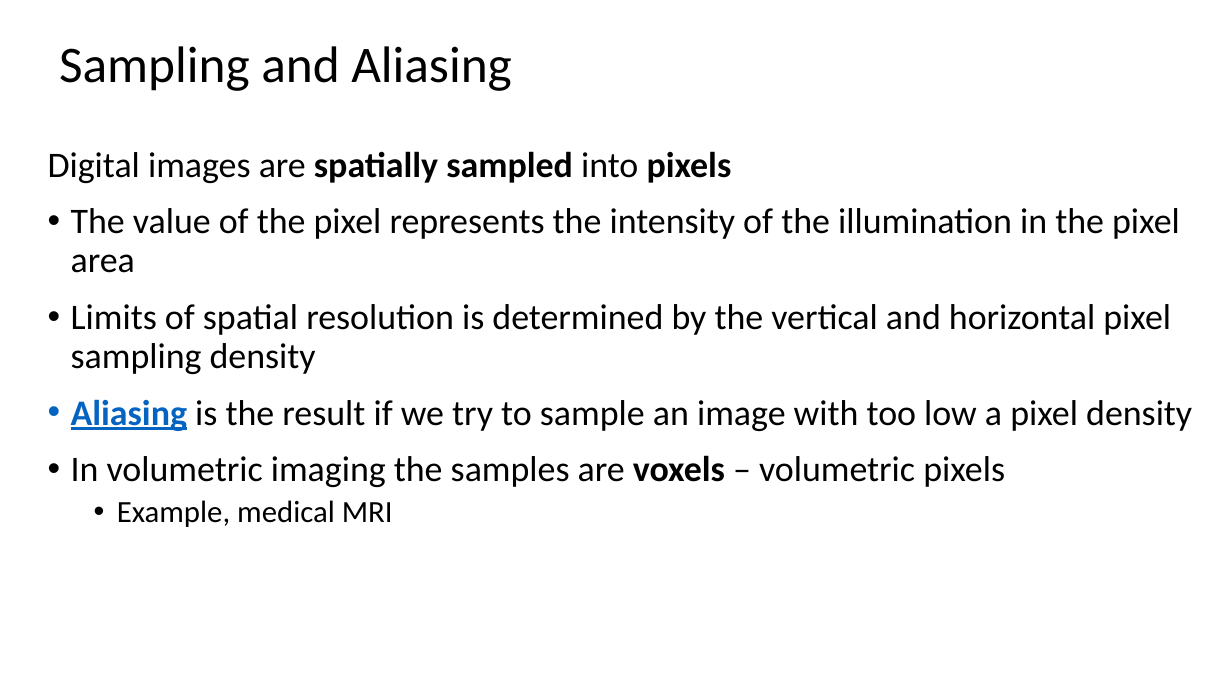
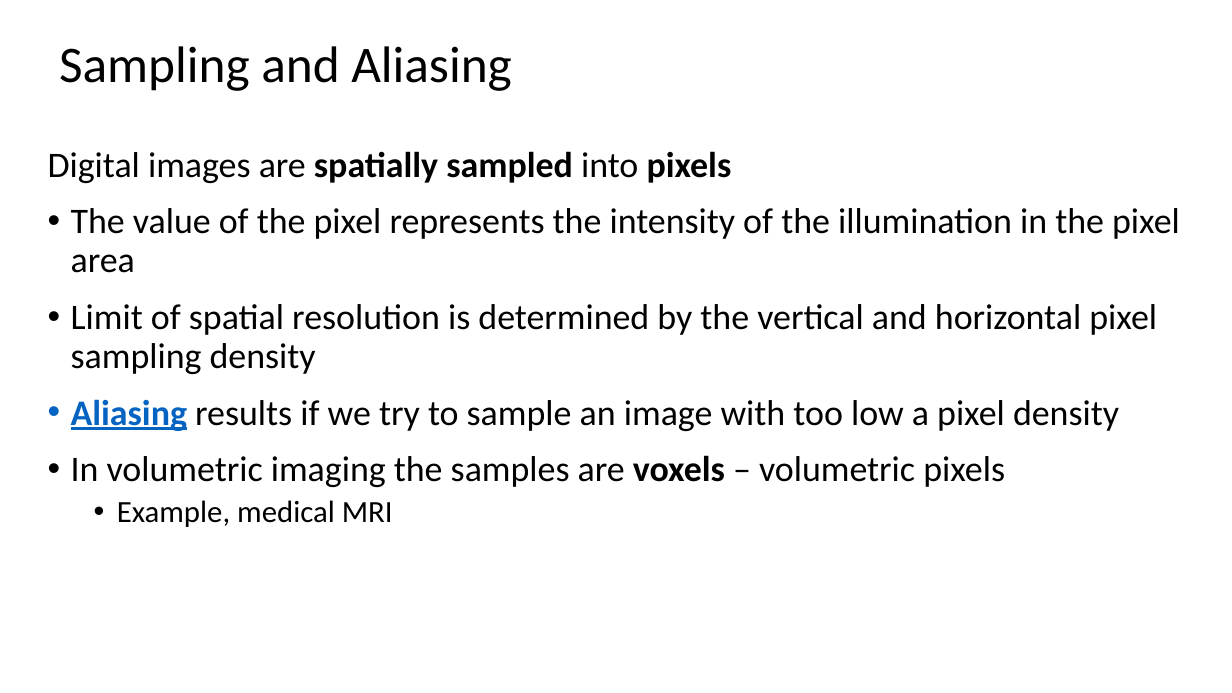
Before and after one commit to StephenElston/CSCI-E25, a slide deck: slide 32 of Slides/1_Introduction.pptx. Drawn at 1232x693 pixels with LibreOffice and Linux fonts; fonts in the diff are those of the drawing. Boxes give left, top, right and bottom in pixels: in the first picture for what was removed or moved away, otherwise in the second. Text is boxed around its words. In the diff, an @@ line names an element or a change of style, - is before the commit and + after.

```diff
--- a/Slides/1_Introduction.pptx
+++ b/Slides/1_Introduction.pptx
@@ text at bbox=[71, 304, 1157, 431]: text changed @@
-• Limits of spatial resolution is determined by the vertical and horizontal pixel sampling density
-• Aliasing is the result if we try to sample an image with too low a pixel density
+• Limit of spatial resolution is determined by the vertical and horizontal pixel sampling density
+• Aliasing results if we try to sample an image with too low a pixel density
```
Also in this commit, not shown: 24 other slides changed.
